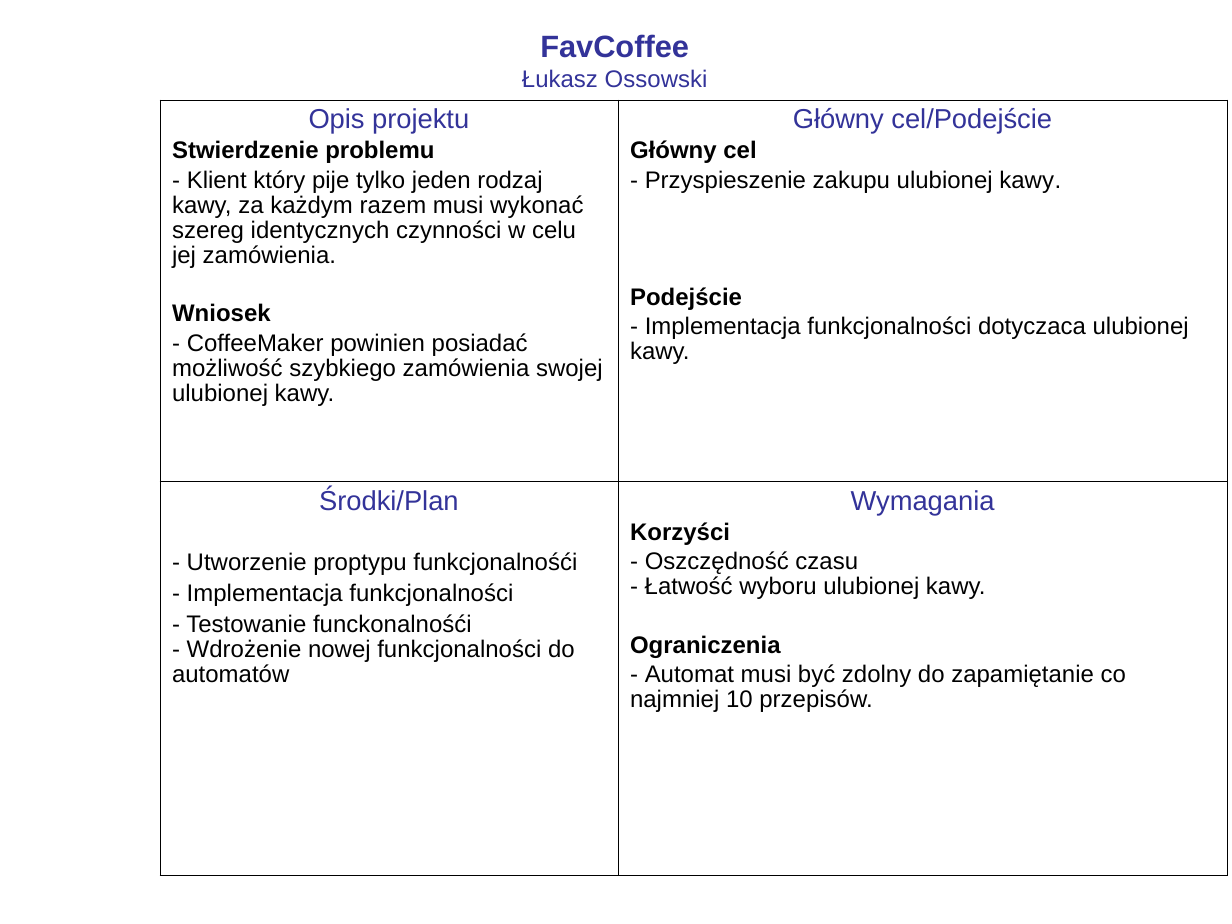
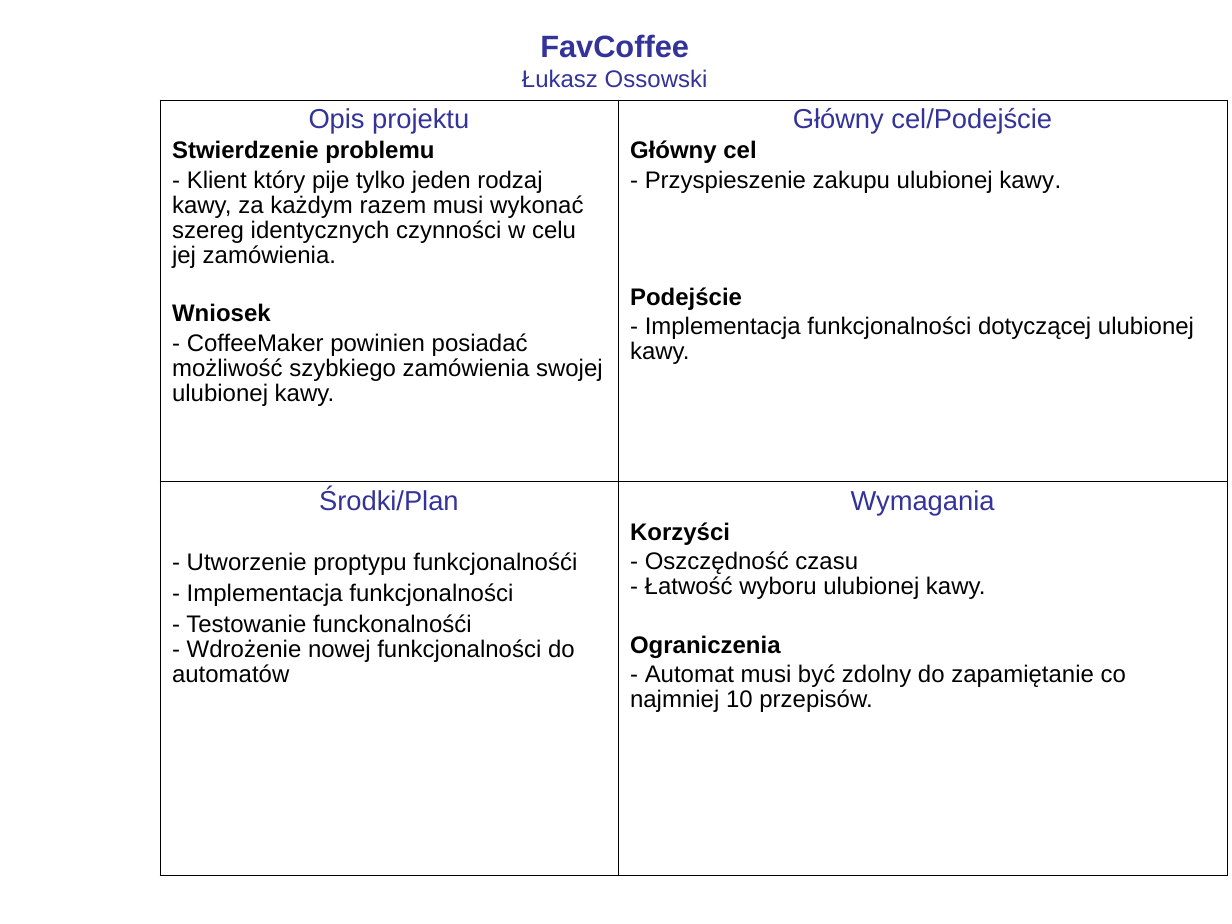
Before and after one commit to JustArchi/SORCER, a slide deck: slide 1 of _homework/s9636/4-blocker.ppt. Drawn at 1232x924 pixels with LibreOffice and Linux fonts; fonts in the diff are those of the drawing. Boxes give left, top, right and bottom in pixels: in the first picture for what was removed or moved away, otherwise in the second. Text is boxed around its words. In the diff, an @@ line names an element or a change of style, - is before the commit and + after.

```diff
--- a/_homework/s9636/4-blocker.ppt
+++ b/_homework/s9636/4-blocker.ppt
@@ table at (160,100,1228,875) @@
-row 1, column 2: Główny cel/Podejście / Główny cel / - Przyspieszenie zakupu ulubionej kawy. / Podejście / - Implementacja funkcjonalności dotyczaca ulubionej kawy.
+row 1, column 2: Główny cel/Podejście / Główny cel / - Przyspieszenie zakupu ulubionej kawy. / Podejście / - Implementacja funkcjonalności dotyczącej ulubionej kawy.
```
Also in this commit, not shown: 2 other files.
